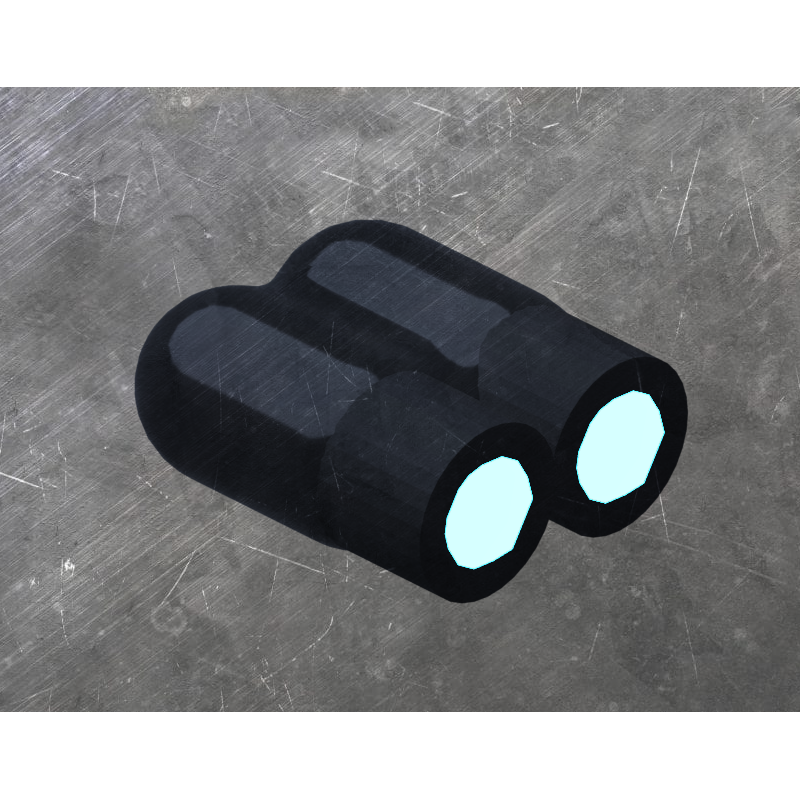
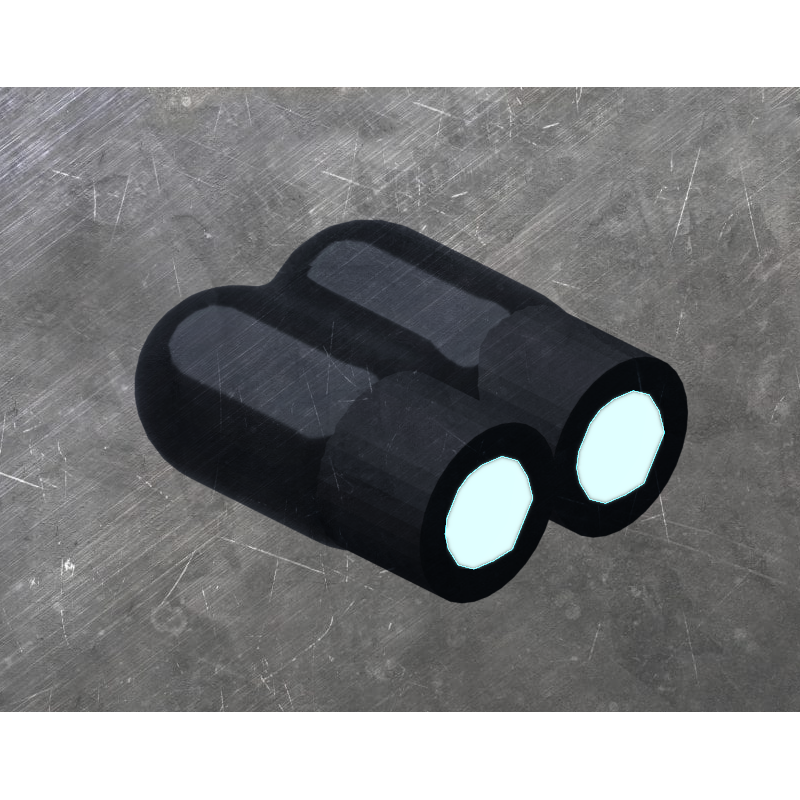
Comparing the layer stacks of the two 800x800 images. Changes:
painted on "Floated Layer" over (446, 391, 664, 569)
renamed "untitled.png" to "tier 1 thruster guz.png", painted on it over (134, 220, 688, 603)
